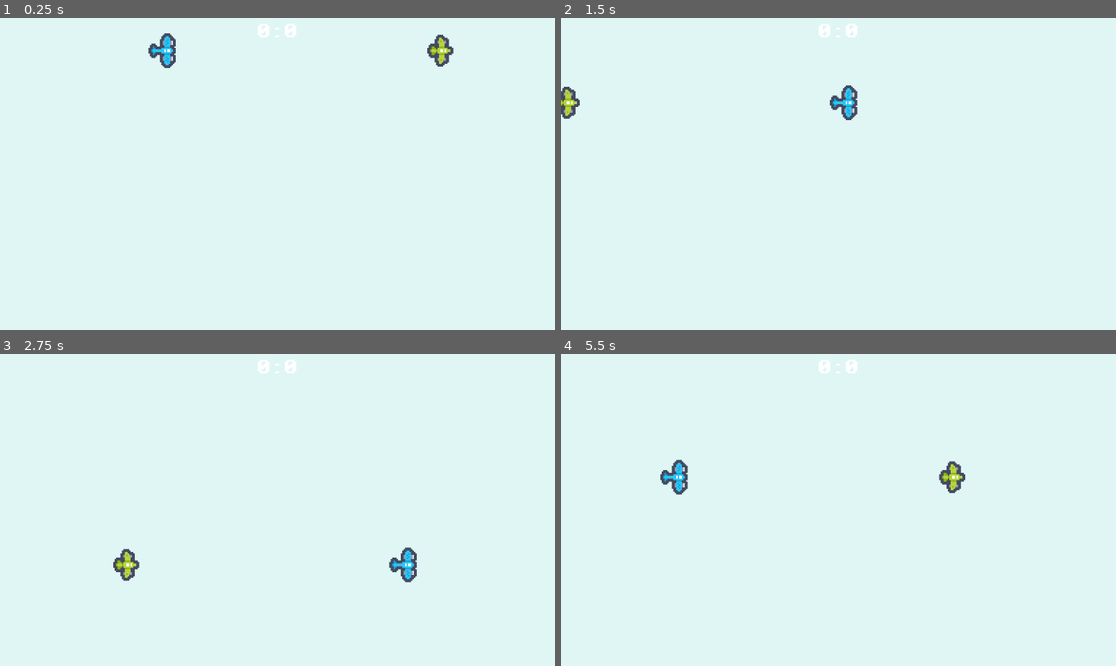
Above: before the commit, frames 1-4 (two rows, left to right).
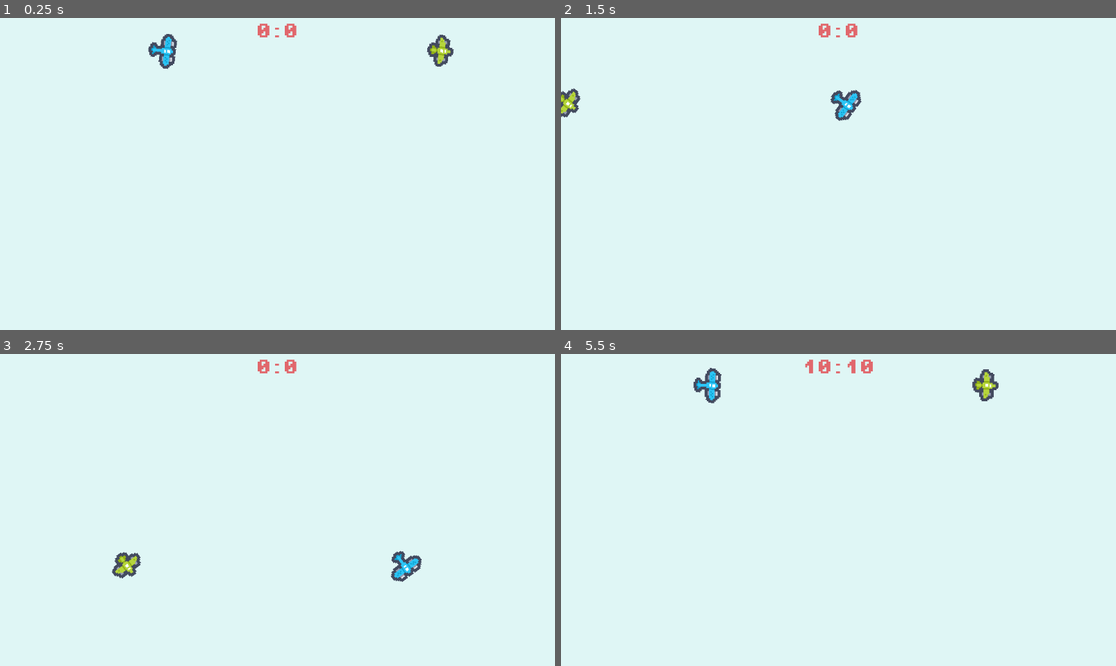
Above: after the commit, the same moments.

Repository: fjolne/plains
Game: Godot game, scene res://scenes/game.tscn
Same seed, same stepped clock (60 frames per second), same inputs: the game is played once before the commit and once after it.
Inputs:
- Up to frame 1 (0.25 s): no input
- Up to frame 2 (1.5 s): no input
- Up to frame 3 (2.75 s): no input
- Up to frame 4 (5.5 s): no input

The runs differ from the first frame. In frame 1, 0.5% of the frame differs, in the area x 26-82%, y 1-17%; in frame 2, 0.8%; in frame 3, 0.9%; in frame 4, 1.6%, in the area x 17-79%, y 1-46%.

Commit message:
dying tax is 10 points

Diff:
--- a/default_bus_layout.tres
+++ b/default_bus_layout.tres
@@ -1,3 +1,9 @@
 [gd_resource type="AudioBusLayout" format=3 uid="uid://c2gklhurmvuys"]
 
 [resource]
+bus/1/name = &"effects"
+bus/1/solo = false
+bus/1/mute = false
+bus/1/bypass_fx = false
+bus/1/volume_db = 0.0
+bus/1/send = &"Master"
--- a/scenes/game.tscn
+++ b/scenes/game.tscn
@@ -154,6 +154,7 @@
 offset_top = 12.0
 offset_right = 1151.0
 offset_bottom = 44.0
+theme_override_colors/font_color = Color(0.882353, 0.403922, 0.423529, 1)
 theme_override_fonts/font = ExtResource("3_p3ed3")
 theme_override_font_sizes/font_size = 32
 text = "0:0
--- a/scenes/plane.gd
+++ b/scenes/plane.gd
@@ -4,39 +4,56 @@
 @export var SPEED = 200.0
 @export var ROT_SPEED = 0.1
 @export var initial_position = Vector2(0, 0.5)
+@export var initial_ammo = 1
 
 var projectile = preload("res://scenes/projectile.tscn")
 var gravity = ProjectSettings.get_setting("physics/2d/default_gravity")
-
-func hit():
-	%state.hit(player_id)
-
-func die():
-	init()
+var ammo_left = initial_ammo
 
 func init():
+	$AnimatedSprite2D.animation = "p%s" % player_id
 	velocity = Vector2.RIGHT * SPEED
 	rotation = velocity.angle() + PI / 2
 	position = initial_position * get_viewport_rect().size
 
+func hit(points):
+	%state.hit(player_id, points)
+
+func die():
+	hit(10)
+	velocity = Vector2.ZERO
+	$AudioStreamPlayer2D.play()
+	$AnimatedSprite2D.play("die")
+	$DieTimeout.start()
+
 func _ready():
-	$AnimatedSprite2D.animation = "p%s" % player_id
 	init()
 
 func _physics_process(delta):
 	velocity.y += gravity * delta * 0.1
+	rotation = velocity.angle() + PI / 2
 
 	var direction = Input.get_axis("rotate_left_%s" % player_id, "rotate_right_%s" % player_id)
 	if direction:
 		velocity = velocity.rotated(ROT_SPEED * direction)
 		rotation = velocity.angle() + PI / 2
 
-	if Input.is_action_just_pressed("fire_%s" % player_id):
+	if Input.is_action_just_pressed("fire_%s" % player_id) and ammo_left > 0:
 		var p = projectile.instantiate()
 		p.global_position = global_position + -transform.y * 15
 		p.rotation = rotation
 		get_parent().add_child(p)
+		ammo_left -= 1
+		$AmmoTimeout.start()
 
-	position = position.posmodv(get_viewport_rect().size)
+	var vps = get_viewport_rect().size
+	position.x = wrapf(position.x, 0, vps.x)
+	move_and_slide()
 
-	move_and_slide()
+
+
+func _on_die_timeout_timeout():
+	init()
+
+func _on_ammo_timeout_timeout():
+	ammo_left = initial_ammo
--- a/scenes/plane.tscn
+++ b/scenes/plane.tscn
@@ -1,10 +1,24 @@
-[gd_scene load_steps=7 format=3 uid="uid://iv52oiisanc1"]
+[gd_scene load_steps=12 format=3 uid="uid://iv52oiisanc1"]
 
 [ext_resource type="Texture2D" uid="uid://bd3npakrrieku" path="res://assets/sprites/Tilemap/ships_packed.png" id="1_7no5l"]
 [ext_resource type="Script" path="res://scenes/plane.gd" id="1_spebf"]
+[ext_resource type="Texture2D" uid="uid://bv05f3fwoexr" path="res://assets/sprites/Tilemap/tiles_packed.png" id="2_pyyop"]
+[ext_resource type="AudioStream" uid="uid://c3bss45tyk1qr" path="res://assets/sounds/hurt.wav" id="4_o07m3"]
 
 [sub_resource type="RectangleShape2D" id="RectangleShape2D_dwqt8"]
 size = Vector2(24, 19)
+
+[sub_resource type="AtlasTexture" id="AtlasTexture_s1vjw"]
+atlas = ExtResource("2_pyyop")
+region = Rect2(80, 0, 16, 16)
+
+[sub_resource type="AtlasTexture" id="AtlasTexture_m0vbl"]
+atlas = ExtResource("2_pyyop")
+region = Rect2(96, 0, 16, 16)
+
+[sub_resource type="AtlasTexture" id="AtlasTexture_ne4n2"]
+atlas = ExtResource("2_pyyop")
+region = Rect2(112, 0, 16, 16)
 
 [sub_resource type="AtlasTexture" id="AtlasTexture_4dt5f"]
 atlas = ExtResource("1_7no5l")
@@ -18,9 +32,23 @@
 animations = [{
 "frames": [{
 "duration": 1.0,
+"texture": SubResource("AtlasTexture_s1vjw")
+}, {
+"duration": 1.0,
+"texture": SubResource("AtlasTexture_m0vbl")
+}, {
+"duration": 1.0,
+"texture": SubResource("AtlasTexture_ne4n2")
+}],
+"loop": false,
+"name": &"die",
+"speed": 5.0
+}, {
+"frames": [{
+"duration": 1.0,
 "texture": SubResource("AtlasTexture_4dt5f")
 }],
-"loop": true,
+"loop": false,
 "name": &"p0",
 "speed": 5.0
 }, {
@@ -28,13 +56,14 @@
 "duration": 1.0,
 "texture": SubResource("AtlasTexture_oskro")
 }],
-"loop": true,
+"loop": false,
 "name": &"p1",
 "speed": 5.0
 }]
 
 [node name="plane" type="CharacterBody2D"]
 scale = Vector2(3, 3)
+collision_mask = 0
 script = ExtResource("1_spebf")
 
 [node name="CollisionShape2D" type="CollisionShape2D" parent="."]
@@ -43,4 +72,17 @@
 
 [node name="AnimatedSprite2D" type="AnimatedSprite2D" parent="."]
 sprite_frames = SubResource("SpriteFrames_mwtkc")
-animation = &"p0"
+animation = &"die"
+
+[node name="AmmoTimeout" type="Timer" parent="."]
+one_shot = true
+
+[node name="DieTimeout" type="Timer" parent="."]
+one_shot = true
+
+[node name="AudioStreamPlayer2D" type="AudioStreamPlayer2D" parent="."]
+stream = ExtResource("4_o07m3")
+bus = &"effects"
+
+[connection signal="timeout" from="AmmoTimeout" to="." method="_on_ammo_timeout_timeout"]
+[connection signal="timeout" from="DieTimeout" to="." method="_on_die_timeout_timeout"]
--- a/scenes/projectile.tscn
+++ b/scenes/projectile.tscn
@@ -56,6 +56,7 @@
 [node name="AudioStreamPlayer2D" type="AudioStreamPlayer2D" parent="."]
 stream = ExtResource("2_ookkn")
 attenuation = 5.65685
+bus = &"effects"
 
 [node name="AnimatedSprite2D" type="AnimatedSprite2D" parent="."]
 sprite_frames = SubResource("SpriteFrames_1xahi")
--- a/scripts/projectile.gd
+++ b/scripts/projectile.gd
@@ -9,7 +9,7 @@
 func _on_body_entered(body):
 	$AudioStreamPlayer2D.play()
 	$AnimatedSprite2D.play("hit")
-	body.hit()
+	body.hit(1)
 
 
 func _on_animated_sprite_2d_animation_finished():
--- a/scripts/state.gd
+++ b/scripts/state.gd
@@ -2,6 +2,6 @@
 
 var score = [0, 0]
 
-func hit(player_id):
-	%state.score[1 - player_id] += 1
+func hit(player_id, points):
+	%state.score[1 - player_id] += points
 	$score.text = "%s:%s" % score
